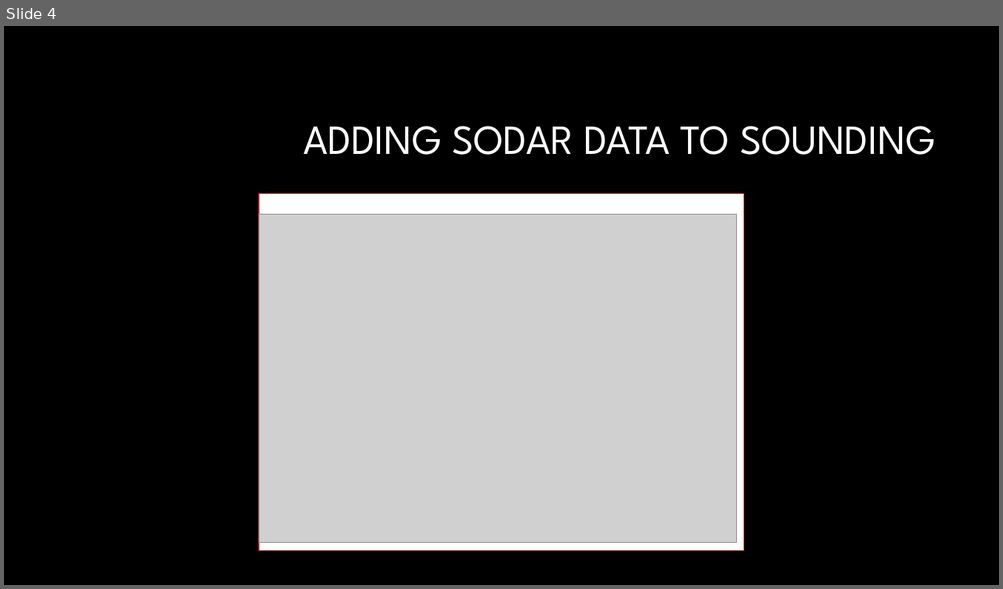
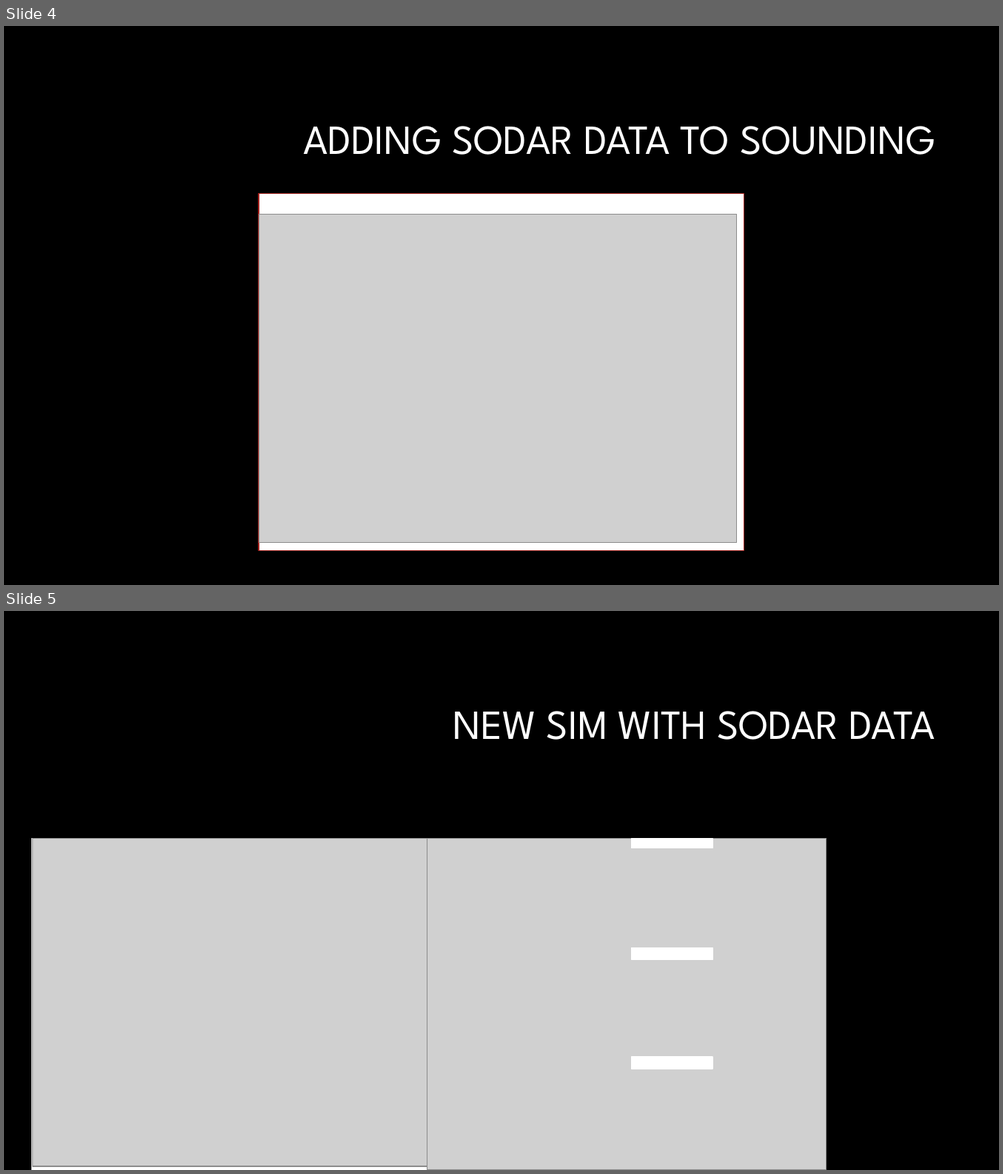
Before and after one commit to Jeremy-Benik/Meeting_Notes, a slide deck: weekly_meetings/09092022_Presentation.pptx. Shown one above the other, each under a label of ours: slide 4 before the commit, slides 4 and 5 after it. The pictures are 1003x589 and 1003x1174 pixels, drawn with LibreOffice and Linux fonts; fonts in the diff are those of the drawing; grey boxes stand for pictures; background and template pictures are left out. Boxes give left, top, right and bottom in pixels: in the first picture for what was removed or moved away, otherwise in the second. Text is boxed around its words. In the diff, an @@ line names an element or a change of style, - is before the commit and + after.

```diff
--- a/weekly_meetings/09092022_Presentation.pptx
+++ b/weekly_meetings/09092022_Presentation.pptx
@@ slide 5 added at (4,611,999,1170), background #000000 @@
@@ title added at (453,711,935,740), 40 pt, text #FFFFFF @@
+NEW SIM WITH SODAR DATA
@@ rectangle added at (32,839,826,1170), fill #FFFFFF, outline #FFFFFF 1 pt @@
@@ picture added at (32,839,427,1167) @@
@@ picture added at (427,839,826,1170) @@
@@ rectangle added at (632,839,713,849), fill #FFFFFF, outline #FFFFFF 1 pt @@
@@ rectangle added at (632,948,713,960), fill #FFFFFF, outline #FFFFFF 1 pt @@
@@ rectangle added at (632,1057,713,1069), fill #FFFFFF, outline #FFFFFF 1 pt @@
```
Also in this commit, not shown: 1 other file.
